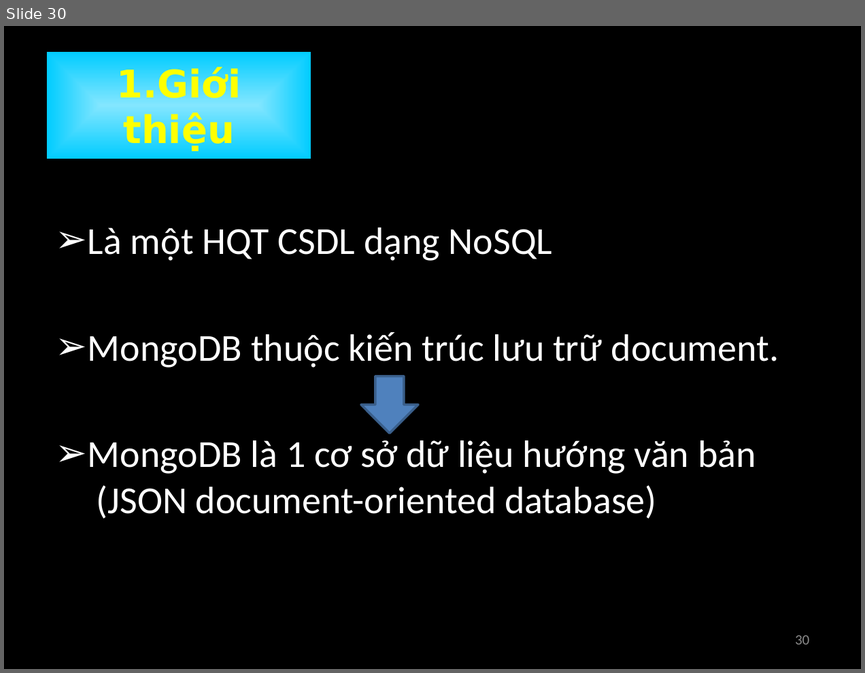
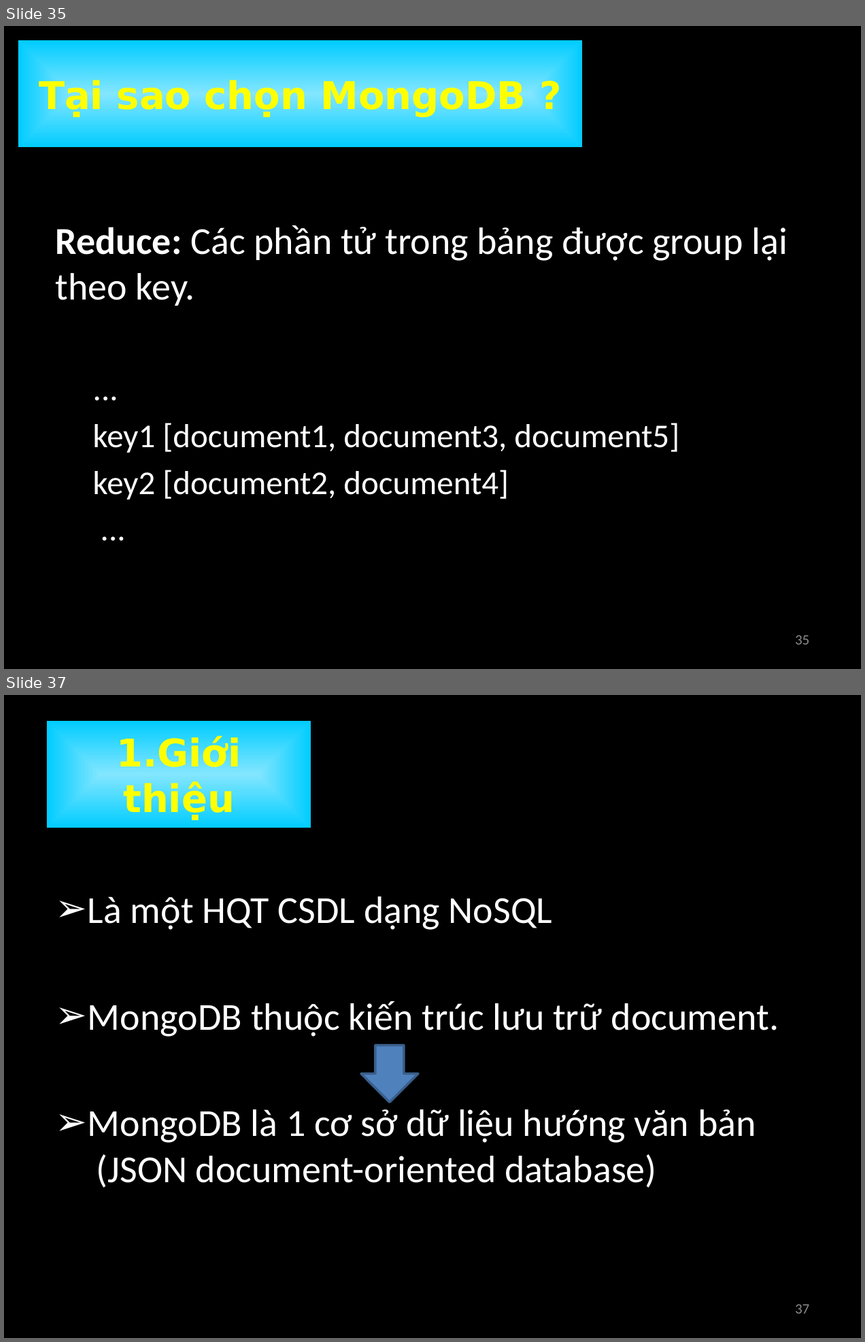
Before and after one commit to nguyenminhthong27/academic-term2-2012-distributed-application-group-21, a slide deck: 0.Seminar MongoDB/Introduction MongoDB.pptx. Shown one above the other, each under a label of ours: slide 30 before the commit, slides 35 and 37 after it; the slides between them are not shown. The pictures are 865x673 and 865x1342 pixels, drawn with LibreOffice and Linux fonts; fonts in the diff are those of the drawing. Boxes give left, top, right and bottom in pixels: in the first picture for what was removed or moved away, otherwise in the second. Text is boxed around its words. In the diff, an @@ line names an element or a change of style, - is before the commit and + after.

```diff
--- a/0.Seminar MongoDB/Introduction MongoDB.pptx
+++ b/0.Seminar MongoDB/Introduction MongoDB.pptx
@@ slide 35 added at (x1=4, y1=26, x2=861, y2=669), background #000000 @@
@@ title added at (x1=18, y1=40, x2=582, y2=148), fill gradient #BFE8FF to #00CCFF, 32 pt, text #FFFF00, bold @@
+Tại sao chọn MongoDB ?
@@ text added at (x1=56, y1=225, x2=787, y2=499), 28 pt, text #FFFFFF @@
+Reduce: Các phần tử trong bảng được group lại theo key.
+  ...
+  key1 [document1, document3, document5]
+  key2 [document2, document4]
+  ...
@@ page number added at (x1=795, y1=635, x2=809, y2=644), 12 pt, text #8C8C8C @@
+35
@@ what was slide 30 is now slide 37 @@
@@ page number at (x1=795, y1=1304, x2=809, y2=1313): text changed @@
-30
+37
```
Also in this commit, not shown: 26 slides changed, 28 other slides added, 1 slide removed.
